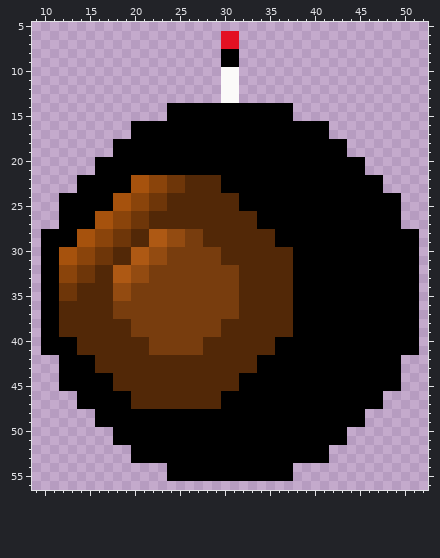
Two states of a pixel-art sprite, assets/player_char.png. The picture above was drawn from the file before the commit.
The file is 64x64 pixels. Shown: x 9..52, y 5..56.
The result:
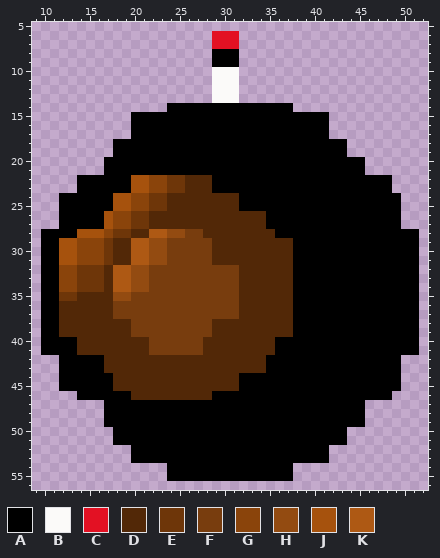
Palette (. is transparent): A #000000  B #fbfaf9  C #e31123  D #522807  E #6e3609  F #783d0e  G #8a440b  H #934b11  J #a6520d  K #ae5914
Diff:
{"y":6,"x":29,"old":".","new":"C"}
{"y":7,"x":29,"old":".","new":"C"}
{"y":8,"x":29,"old":".","new":"A"}
{"y":9,"x":29,"old":".","new":"A"}
{"y":10,"x":29,"old":".","new":"B"}
{"y":11,"x":29,"old":".","new":"B"}
{"y":12,"x":29,"old":".","new":"B"}
{"y":13,"x":29,"old":".","new":"B"}
{"y":15,"x":20,"old":"....","new":"AAAA"}
{"y":15,"x":38,"old":"....","new":"AAAA"}
{"y":20,"x":16,"old":"A","new":"."}
{"y":21,"x":16,"old":"A","new":"."}
{"y":22,"x":29,"old":"D","new":"A"}
{"y":22,"x":48,"old":".","new":"A"}
{"y":23,"x":29,"old":"D","new":"A"}
{"y":23,"x":48,"old":".","new":"A"}
{"y":26,"x":16,"old":"J","new":"A"}
{"y":26,"x":34,"old":"A","new":"D"}
{"y":27,"x":16,"old":"J","new":"A"}
{"y":27,"x":34,"old":"A","new":"D"}
{"y":28,"x":16,"old":"G","new":"J"}
{"y":29,"x":12,"old":"AAJJ","new":"JJGG"}
{"y":29,"x":17,"old":"GEEDDKKHH","new":"EDDKKHHFF"}
{"y":29,"x":28,"old":"D","new":"F"}
{"y":29,"x":36,"old":"AA","new":"DD"}
{"y":30,"x":16,"old":"E","new":"G"}
{"y":30,"x":29,"old":"F","new":"D"}
{"y":31,"x":16,"old":"E","new":"G"}
{"y":31,"x":29,"old":"F","new":"D"}
{"y":32,"x":16,"old":"D","new":"E"}
{"y":33,"x":16,"old":"D","new":"E"}
{"y":34,"x":12,"old":"EEDDD","new":"GGEEE"}
{"y":34,"x":18,"old":"HHFF","new":"KKHH"}
{"y":38,"x":29,"old":"F","new":"D"}
{"y":39,"x":29,"old":"F","new":"D"}
{"y":42,"x":16,"old":"D","new":"A"}
{"y":42,"x":34,"old":"A","new":"D"}
{"y":43,"x":16,"old":"D","new":"A"}
{"y":43,"x":34,"old":"A","new":"D"}
{"y":46,"x":29,"old":"D","new":"A"}
{"y":46,"x":48,"old":".","new":"A"}
{"y":47,"x":14,"old":"AAA","new":"..."}
{"y":47,"x":20,"old":"DDDDDDDDDD","new":"AAAAAAAAAA"}
{"y":47,"x":46,"old":"AA","new":".."}
{"y":48,"x":16,"old":"A","new":"."}
{"y":49,"x":16,"old":"A","new":"."}
